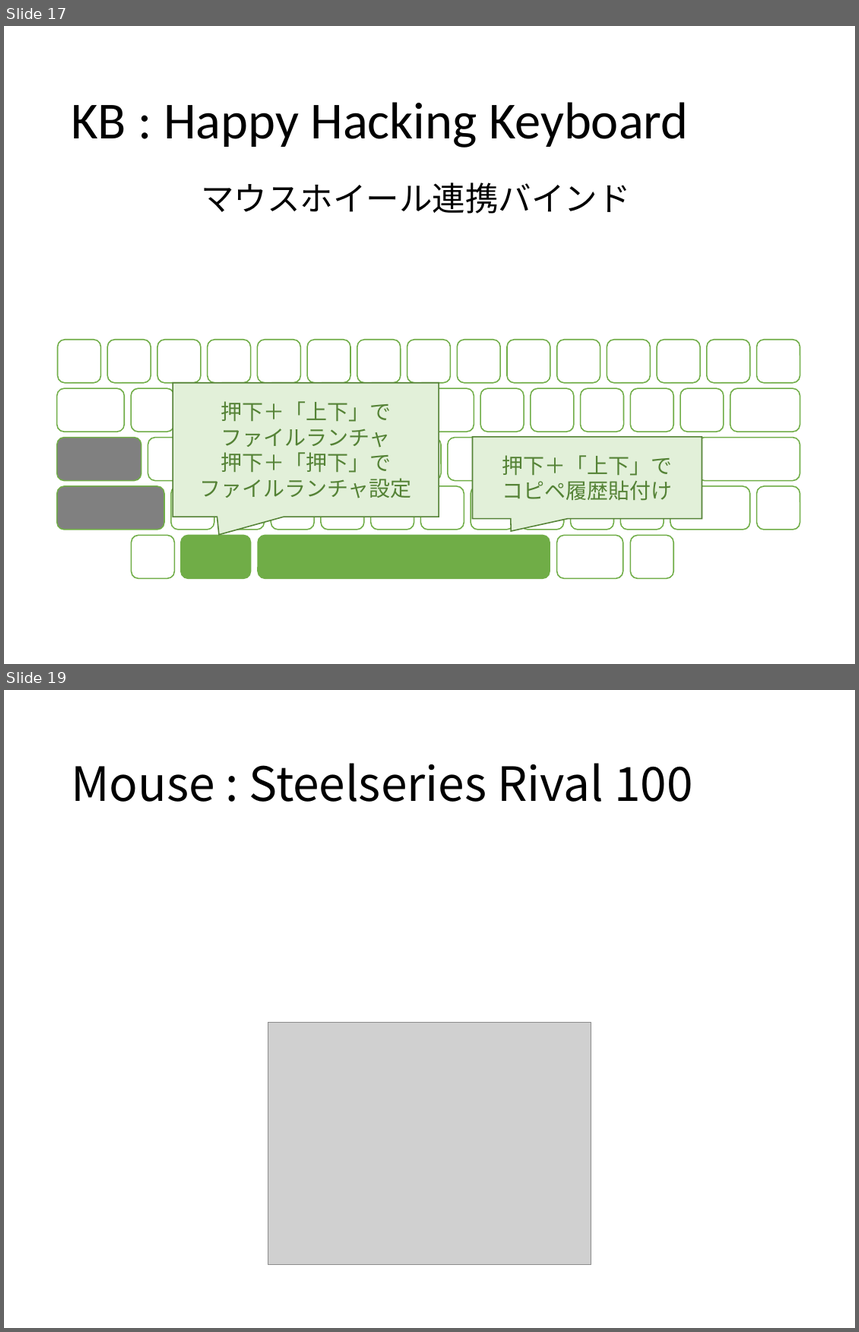
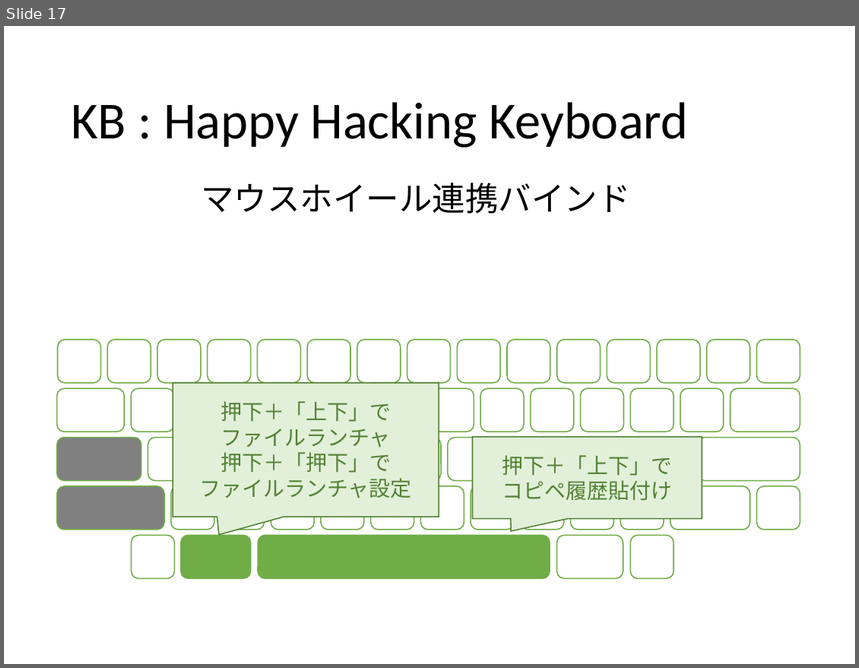
Before and after one commit to ittooo66/myAHK, a slide deck: MANUAL.pptx. Shown one above the other, each under a label of ours: slides 17 and 19 before the commit, slide 17 after it; the slides between them are not shown. The pictures are 859x1332 and 859x668 pixels, drawn with LibreOffice and Linux fonts; fonts in the diff are those of the drawing; grey boxes stand for pictures. Boxes give left, top, right and bottom in pixels: in the first picture for what was removed or moved away, otherwise in the second. Text is boxed around its words. In the diff, an @@ line names an element or a change of style, - is before the commit and + after.

```diff
--- a/MANUAL.pptx
+++ b/MANUAL.pptx
@@ slide 19 removed at (4, 690, 855, 1328), background #FFFFFF @@
@@ title removed at (71, 763, 693, 802) @@
-Mouse : Steelseries Rival 100
@@ picture removed at (268, 1023, 591, 1265) @@
```
Also in this commit, not shown: 6 slides changed, 6 slides added, 4 other slides removed, 2 other files.
